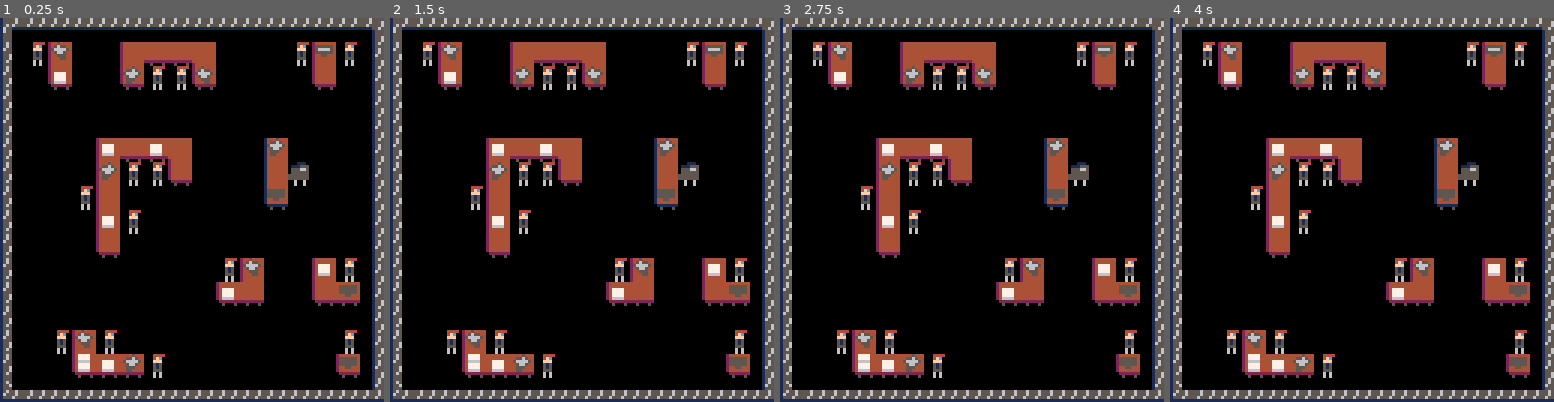
Above: before the commit, frames 1-4 (left to right).
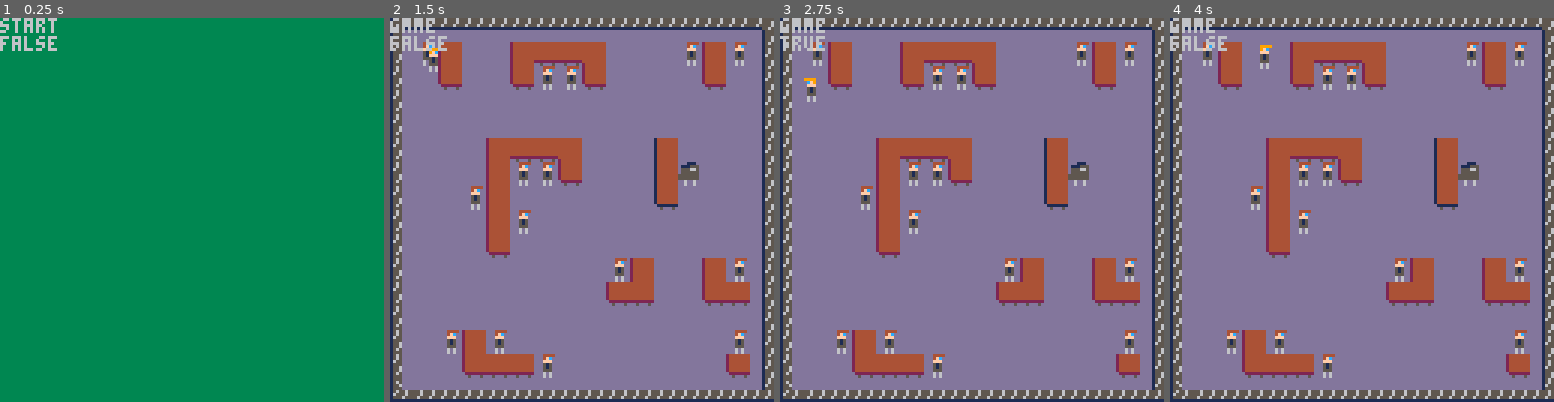
Above: after the commit, the same moments.

Repository: Speedphoenix/Summon-the-Intern
Game: PICO-8 cartridge summonTheIntern.p8
Same seed, same stepped clock (60 frames per second), same inputs: the game is played once before the commit and once after it.
Inputs:
- Up to frame 1 (0.25 s): no input
- Up to frame 2 (1.5 s): tap O (Z key) at 0.33, 0.7, 1.43 s; tap X (X key) at 1.07 s
- Up to frame 3 (2.75 s): hold Left 1.97-2.37 s; tap X (X key) at 2.07, 2.4, 2.73 s; tap O (Z key) at 2.22 s; hold Down from 2.42 s (still down)
- Up to frame 4 (4 s): release Down at 2.82 s; hold Right 2.87-3.53 s; tap X (X key) at 3.07, 3.4, 3.73 s; tap O (Z key) at 3.1, 3.98 s; hold Up from 3.58 s (still down)

The runs differ from the first frame. In frame 1, 100% of the frame differs, in the area x 0-100%, y 0-100%; in frame 2, 76%; in frame 3, 76%; in frame 4, 76%.

Commit message:
Initial code

Diff:
--- a/summonTheIntern.p8
+++ b/summonTheIntern.p8
@@ -1,9 +1,249 @@
 pico-8 cartridge // http://www.pico-8.com
 version 42
 __lua__
-cls()
-map(0, 0)
-map(16, 0)
+function _init()
+
+	mode = "start"
+	sqrt_inv_2 = 1 / sqrt(2)
+
+		player = {
+		sp = 1,
+		x = 10,
+		y = 10,
+		h = 8,
+		w = 8,
+		dx = 0,
+		dy = 0,
+		acc = 1,
+		fric = .15,
+		max_d = 1,
+		spd = 2,
+		flipx = false
+		}
+
+
+end
+
+
+
+function _update()
+
+	if mode =="game" then update_game()
+	elseif mode == "start" then update_start()
+	elseif mode == "end" then update_end() end
+
+end
+
+
+
+function _draw()
+
+	if mode =="game" then draw_game()
+	elseif mode == "start" then draw_start()
+	elseif mode == "end" then draw_end() end
+
+	print(mode)
+	print(player.flipx)
+
+end
+-->8
+--  custom function
+
+function update_player()
+	ldx = 0
+	ldy = 0
+
+	local lx=player.x
+	local ly=player.y
+
+
+	if btn(⬅️) then ldx -= 1 player.flipx = true end
+	if btn(➡️) then ldx += 1 player.flipx = false end
+	if btn(⬆️) then ldy -= 1 end
+	if btn(⬇️) then ldy += 1 end
+
+	if ldx == 0 then
+		player.dx *= player.fric
+ end
+	if ldy == 0 then
+		player.dy *= player.fric
+	end
+
+	if ldx != 0 and ldy != 0 then
+		ldx *= sqrt_inv_2
+		ldy *= sqrt_inv_2
+	end
+
+
+	player.dx += ldx * player.acc
+	player.dy += ldy * player.acc
+
+	-- if btn(⬅️) then player.dx -= player.acc end
+	-- if btn(➡️) then player.dx += player.acc end
+	-- if btn(⬆️) then player.dy -= player.acc end
+	-- if btn(⬇️) then player.dy += player.acc end
+
+ if abs(player.dx) > player.max_d then
+ 	if player.dx > 0 then
+  	player.dx = player.max_d
+  else
+   player.dx = player.max_d*-1
+ 	end
+ end
+
+ if abs(player.dy) > player.max_d then
+ 	if player.dy > 0 then
+  	player.dy = player.max_d
+  else
+   player.dy = player.max_d*-1
+ 	end
+ end
+
+ player.x += player.dx
+ player.y += player.dy
+
+     --check collision
+    if player.dx>0 then
+
+        if collide_map(player,"right", 0) then
+            player.dx=0
+            player.x=lx
+        end
+    end
+
+    if player.dx<0 then
+        if collide_map(player,"left",0) then
+            player.dx=0
+            player.x=lx
+        end
+    end
+
+    if player.dy<0 then
+        if collide_map(player,"up",0) then
+            player.dy=0
+            player.y=ly
+        end
+    end
+
+    if player.dy>0 then
+        if collide_map(player,"down",0) then
+            player.dy=0
+            player.y=ly
+        end
+    end
+
+end
+
+function collide_map(obj,aim,flag)
+
+    local x1=0
+    local y1=0
+    local x2=0
+    local y2=0
+
+    local x=obj.x local y=obj.y local w=obj.w local h=obj.h
+
+    if aim=="left" then
+        x1=x+1   y1=y+2
+        x2=x+2    y2=y+h-3
+    elseif aim=="right" then
+        x1=x+w-2   y1=y+2
+        x2=x+w-1  y2=y+h-3
+    elseif aim=="up" then
+        x1=x+5    y1=y-1
+        x2=x+w-5  y2=y
+    elseif aim=="down" then
+        x1=x+3      y1=y+h-1
+        x2=x+w-4    y2=y+h+obj.dy/4
+    end
+
+    --pixel to tiles
+    x1=x1/8  x2/=8  y1/=8  y2/=8
+
+    local a= fget(mget(x1,y1), flag)
+    local b= fget(mget(x1,y2), flag)
+    local c= fget(mget(x2,y1), flag)
+    local d= fget(mget(x2,y2), flag)
+
+    if a or b or c or d then
+        is_collide=true
+        return true
+    else
+        is_collide=false
+        return false
+    end
+
+
+end
+
+function startgame()
+
+	 		player.x = 10
+			 player.y = 10
+
+end
+
+
+
+-->8
+-- update start
+
+function update_start()
+
+
+
+ if btnp(❎) or btnp(🅾️) then
+  startgame()
+  mode="game"
+ end
+
+end
+-->8
+-- update game
+
+function update_game()
+
+
+
+ if btnp(❎) and btnp(🅾️)
+ then mode="end" end
+
+ update_player()
+
+end
+-->8
+-- update end
+
+function update_end()
+
+ if btnp(❎) or btnp(🅾️)
+ then mode="start" end
+
+end
+-->8
+-- draw start
+
+function draw_start()
+
+	cls(3)
+
+end
+-->8
+-- draw game
+
+function draw_game()
+
+	cls(13)
+	map(0,0)
+	spr(player.sp,player.x,player.y,1,1,player.flipx)
+end
+-->8
+-- draw end
+
+function draw_end()
+	cls(8)
+
+end
 __gfx__
 00000000000999900009999000099990000000000000000000000000000000000000077700000000000000000000000000000000000000000000000000000000
 000000000009fc000009fc000009fc00000999900009999000000000000000000000077700000000000000000000000000000000000000000000000000000000
